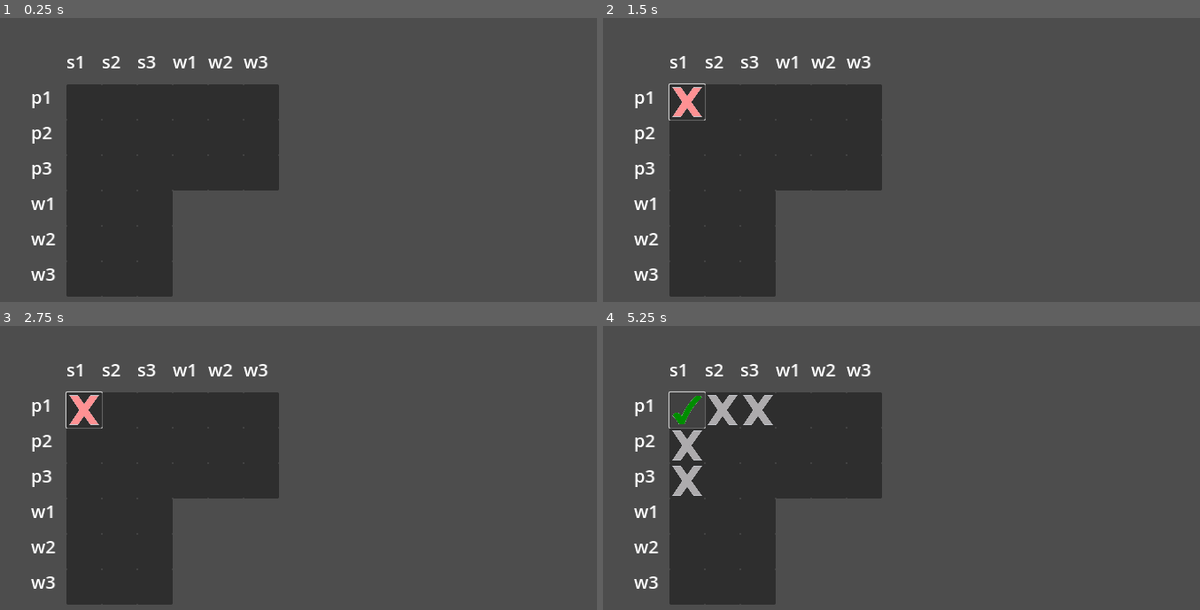
Above: before the commit, frames 1-4 (two rows, left to right).
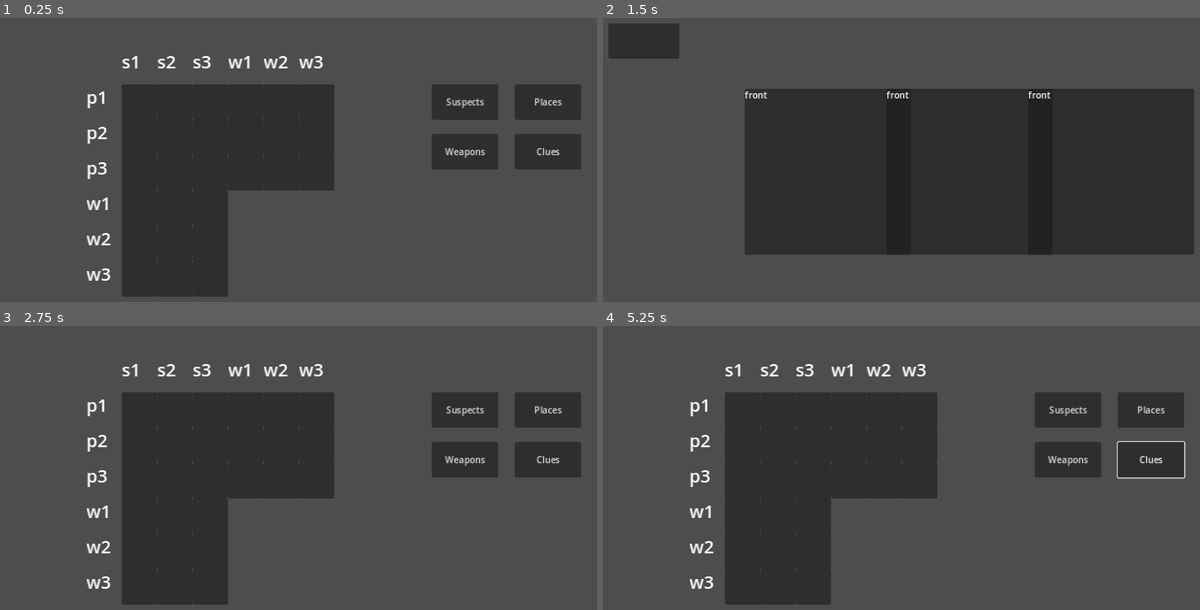
Above: after the commit, the same moments.

Repository: bharatKothari/WhoDidIt
Game: Godot game, scene res://main/main.tscn
Same seed, same stepped clock (60 frames per second), same inputs: the game is played once before the commit and once after it.
Inputs (mouse positions are in pixels of both pictures, inside the frame that each line leads up to):
- Up to frame 1 (0.25 s): no input
- Up to frame 2 (1.5 s): click (686, 103) at 0.52 s; click (1068, 103) at 1.25 s, where only the run after the commit has a clickable "Suspects"
- Up to frame 3 (2.75 s): click (41, 348) at 2.02 s
- Up to frame 4 (5.25 s): click (1068, 459) at 2.75 s, where only the run after the commit has a clickable "Weapons"; click (1152, 411) at 3.5 s, where only the run after the commit has a clickable "Places"; click (1152, 459) at 4.25 s, where only the run after the commit has a clickable "Clues"; click (686, 411) at 5.02 s

The runs differ from the first frame. In frame 1, 20% of the frame differs, in the area x 5-98%, y 13-99%; in frame 2, 47%, in the area x 0-99%, y 1-99%; in frame 3, 20%; in frame 4, 20%.

Commit message:
add dimension cards, card animations.

Diff:
--- /dev/null
+++ b/dimension_card/dimension_card.gd
@@ -0,0 +1,32 @@
+extends Control
+
+var is_flipped = false
+var card_details: Dictionary
+var card_size: Vector2 = Vector2(300, 300)
+var offset = Vector2(150, 150)
+
+func _ready() -> void:
+	print("here")
+	position = offset
+	#$FrontButton/FrontInfo.text = card_details["name"]
+	#var text = ""
+	#for key in card_details["details"].keys():
+		#text += str(key) + ": " + str(card_details["details"][key]) + "\n"
+	#$BackButton/BackInfo.text = text
+	$FrontButton.size = card_size
+	$BackButton.size = card_size
+	$BackButton.visible = is_flipped
+
+func _on_info_card_pressed():
+	print($FrontButton.visible, $BackButton.visible)
+	is_flipped = !is_flipped
+	var tween = get_tree().create_tween()
+	tween.parallel().tween_property(self, "scale", Vector2(0, 1), 0.25)
+	tween.parallel().tween_property(self, "position", Vector2(offset.x + card_size.x / 2, offset.y + 20), 0.25)
+	_toggle_content_visibility()
+	tween.tween_property(self, "scale", Vector2(1, 1), 0.25)
+	tween.parallel().tween_property(self, "position", offset, 0.25)
+
+func _toggle_content_visibility():
+	$FrontButton.visible = not is_flipped
+	$BackButton.visible = is_flipped
--- /dev/null
+++ b/dimension_card/dimension_card.tscn
@@ -0,0 +1,40 @@
+[gd_scene load_steps=2 format=3 uid="uid://cfomuugvsi3jo"]
+
+[ext_resource type="Script" path="res://dimension_card/dimension_card.gd" id="1_j3ibw"]
+
+[node name="DimensionCard" type="Control"]
+layout_mode = 3
+anchors_preset = 0
+script = ExtResource("1_j3ibw")
+
+[node name="FrontButton" type="Button" parent="."]
+layout_mode = 0
+offset_right = 50.0
+offset_bottom = 25.0
+
+[node name="FrontInfo" type="RichTextLabel" parent="FrontButton"]
+layout_mode = 1
+anchors_preset = 15
+anchor_right = 1.0
+anchor_bottom = 1.0
+grow_horizontal = 2
+grow_vertical = 2
+mouse_filter = 1
+text = "front"
+
+[node name="BackButton" type="Button" parent="."]
+layout_mode = 0
+offset_right = 50.0
+offset_bottom = 25.0
+
+[node name="BackInfo" type="RichTextLabel" parent="BackButton"]
+layout_mode = 1
+anchors_preset = 15
+anchor_right = 1.0
+anchor_bottom = 1.0
+grow_horizontal = 2
+grow_vertical = 2
+text = "back"
+
+[connection signal="pressed" from="FrontButton" to="." method="_on_info_card_pressed"]
+[connection signal="pressed" from="BackButton" to="." method="_on_info_card_pressed"]
--- /dev/null
+++ b/dimensions/dimensions.gd
@@ -0,0 +1,21 @@
+extends Node2D
+
+var items: Array
+var Constants = preload("res://constants/Constants.gd")
+@export var dimension_card: PackedScene
+
+func _ready():
+	var x = 1
+	for item in items:
+		var item_card = dimension_card.instantiate()
+		item_card.card_details = item
+		item_card.offset = Vector2(x*Constants.CELL_SIZE*4, Constants.CELL_SIZE*2)
+		x = x+1
+		add_child(item_card)
+
+func _on_back_button_pressed():
+	var main_scene = get_tree().root.get_node("Main")  # Update with the actual path if different
+	main_scene.show()
+
+	# Remove the current suspect details scene from the tree
+	queue_free()
--- /dev/null
+++ b/dimensions/dimensions.tscn
@@ -0,0 +1,16 @@
+[gd_scene load_steps=3 format=3 uid="uid://c84qelmjqe4qf"]
+
+[ext_resource type="Script" path="res://dimensions/dimensions.gd" id="1_0wvr2"]
+[ext_resource type="PackedScene" uid="uid://cfomuugvsi3jo" path="res://dimension_card/dimension_card.tscn" id="2_chs51"]
+
+[node name="Dimensions" type="Node2D"]
+script = ExtResource("1_0wvr2")
+dimension_card = ExtResource("2_chs51")
+
+[node name="BackButton" type="Button" parent="."]
+offset_left = 10.0
+offset_top = 10.0
+offset_right = 138.0
+offset_bottom = 74.0
+
+[connection signal="pressed" from="BackButton" to="." method="_on_back_button_pressed"]
--- a/main/main.gd
+++ b/main/main.gd
@@ -1,21 +1,22 @@
 extends Node
 
-@export var DimensionIcon: PackedScene = preload("res://dimension_icons/dimension_icon.tscn")
+@export var DimensionIcon: PackedScene = preload("res://dimensions/dimension_icon.tscn")
 const Constants = preload("res://constants/Constants.gd")
+var level_details: Dictionary
 
 # Called when the node enters the scene tree for the first time.
 func _ready() -> void:
-	var level_details = get_level_details()
+	level_details = get_level_details()
 	var dimensions = level_details[Constants.DIMENSIONS].size()
 	var box_size = level_details[Constants.DIMENSIONS][Constants.SUSPECTS].size()
 
 	add_deduction_grid(dimensions, box_size)
-	add_dimension_icons(dimensions, box_size, level_details)
+	add_dimension_icons(dimensions)
 
 func add_deduction_grid(dimensions: int, box_size: int):
 	get_child(0).create_deduction_grid(dimensions, box_size)
 
-func add_dimension_icons(dimensions: int, box_size: int, level_details: Dictionary):
+func add_dimension_icons(dimensions: int):
 	var pos = 0
 	for i in range(dimensions - 1):
 		var dimension = level_details[Constants.DIMENSIONS][Constants.DIMENSION_LIST[i]]
@@ -41,3 +42,13 @@
 	var file = "res://assets/level_details.json"
 	var level_text = FileAccess.get_file_as_string(file)
 	return JSON.parse_string(level_text)
+
+
+func _on_suspects_button_pressed() -> void:
+	print("here")
+	var suspect_scene = load("res://dimensions/dimensions.tscn").instantiate()
+	suspect_scene.items = level_details[Constants.DIMENSIONS][Constants.SUSPECTS]
+	var main_scene = get_tree().root.get_node("Main")
+	main_scene.hide()
+	get_tree().root.add_child(suspect_scene)
+	suspect_scene.show()
--- a/main/main.tscn
+++ b/main/main.tscn
@@ -3,8 +3,44 @@
 [ext_resource type="Script" path="res://main/main.gd" id="1_e5i04"]
 [ext_resource type="PackedScene" uid="uid://3sjn4ldf4lnt" path="res://deduction_grid/deduction_grid.tscn" id="1_raa0t"]
 
-[node name="Main" type="Node"]
+[node name="Main" type="Control"]
+layout_mode = 3
+anchors_preset = 0
 script = ExtResource("1_e5i04")
 
 [node name="DeductionGrid" parent="." instance=ExtResource("1_raa0t")]
-position = Vector2(120, 120)
+position = Vector2(220, 120)
+
+[node name="suspectsButton" type="Button" parent="."]
+layout_mode = 0
+offset_left = 780.0
+offset_top = 120.0
+offset_right = 900.0
+offset_bottom = 184.0
+text = "Suspects"
+
+[node name="weaponsButton" type="Button" parent="."]
+layout_mode = 0
+offset_left = 780.0
+offset_top = 210.0
+offset_right = 900.0
+offset_bottom = 274.0
+text = "Weapons"
+
+[node name="placesButton" type="Button" parent="."]
+layout_mode = 0
+offset_left = 930.0
+offset_top = 120.0
+offset_right = 1050.0
+offset_bottom = 184.0
+text = "Places"
+
+[node name="cluesButton" type="Button" parent="."]
+layout_mode = 0
+offset_left = 930.0
+offset_top = 210.0
+offset_right = 1050.0
+offset_bottom = 274.0
+text = "Clues"
+
+[connection signal="pressed" from="suspectsButton" to="." method="_on_suspects_button_pressed"]
--- a/project.godot
+++ b/project.godot
@@ -10,7 +10,7 @@
 
 [application]
 
-config/name="New Game Project"
+config/name="WhoDidIt"
 run/main_scene="res://main/main.tscn"
 config/features=PackedStringArray("4.3", "Mobile")
 config/icon="res://icon.svg"
Renamed: dimension_icons/dimension_icon.tscn -> dimensions/dimension_icon.tscn
